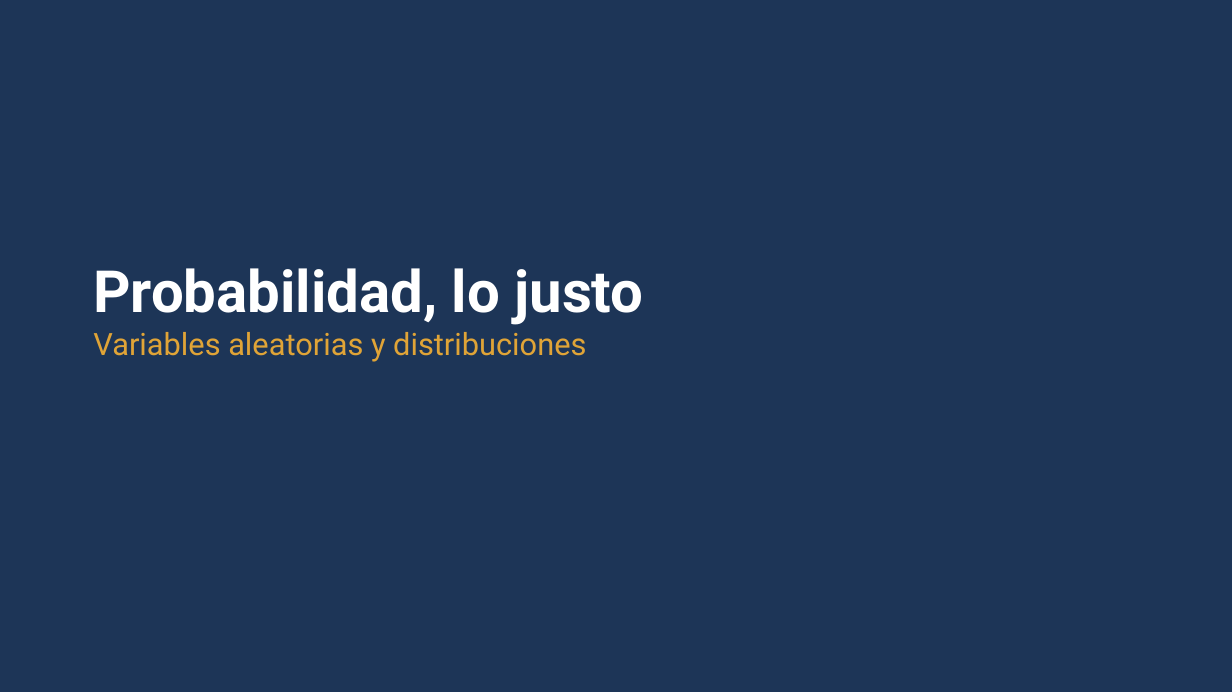
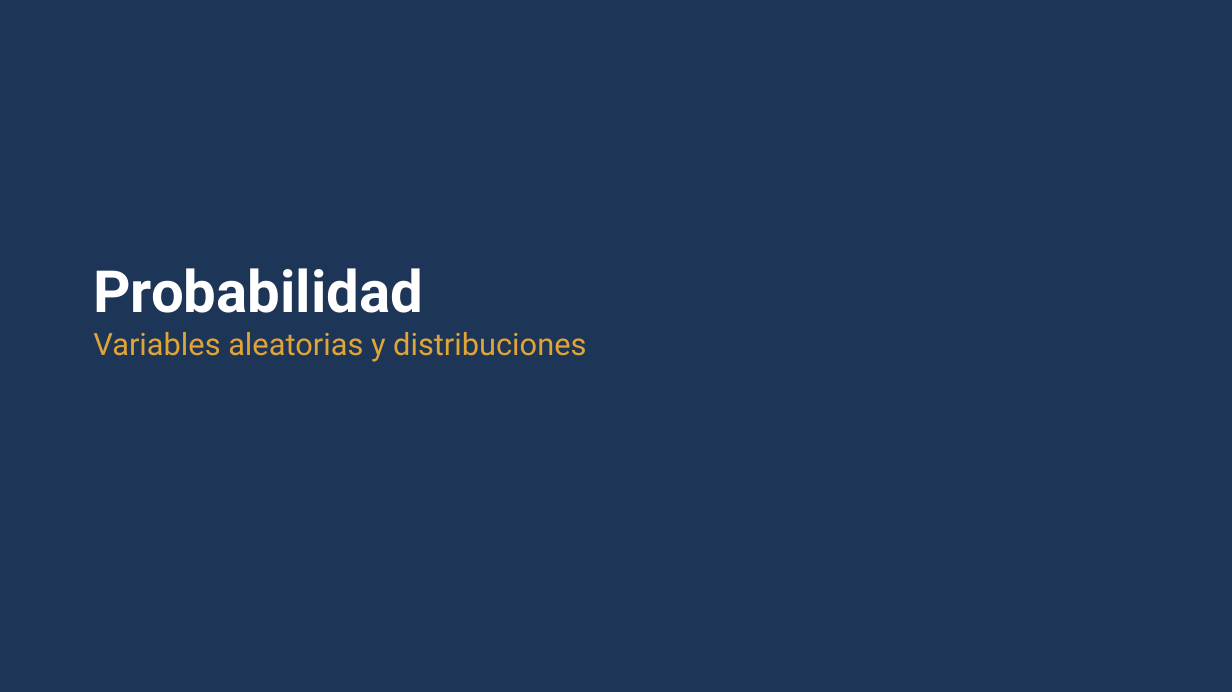
Before and after one commit to daniopitz/diplomado-cdd, a slide deck: slide 5 of presentaciones/clase05_probabilidad_inferencia.pptx. Drawn at 1232x692 pixels with LibreOffice and Linux fonts; fonts in the diff are those of the drawing. Boxes give left, top, right and bottom in pixels: in the first picture for what was removed or moved away, otherwise in the second. Text is boxed around its words. In the diff, an @@ line names an element or a change of style, - is before the commit and + after.

```diff
--- a/presentaciones/clase05_probabilidad_inferencia.pptx
+++ b/presentaciones/clase05_probabilidad_inferencia.pptx
@@ text at box(93, 268, 423, 313): text changed @@
-Probabilidad, lo justo
+Probabilidad
```
Also in this commit, not shown: 2 other slides changed, 5 slides added, 3 other files.
